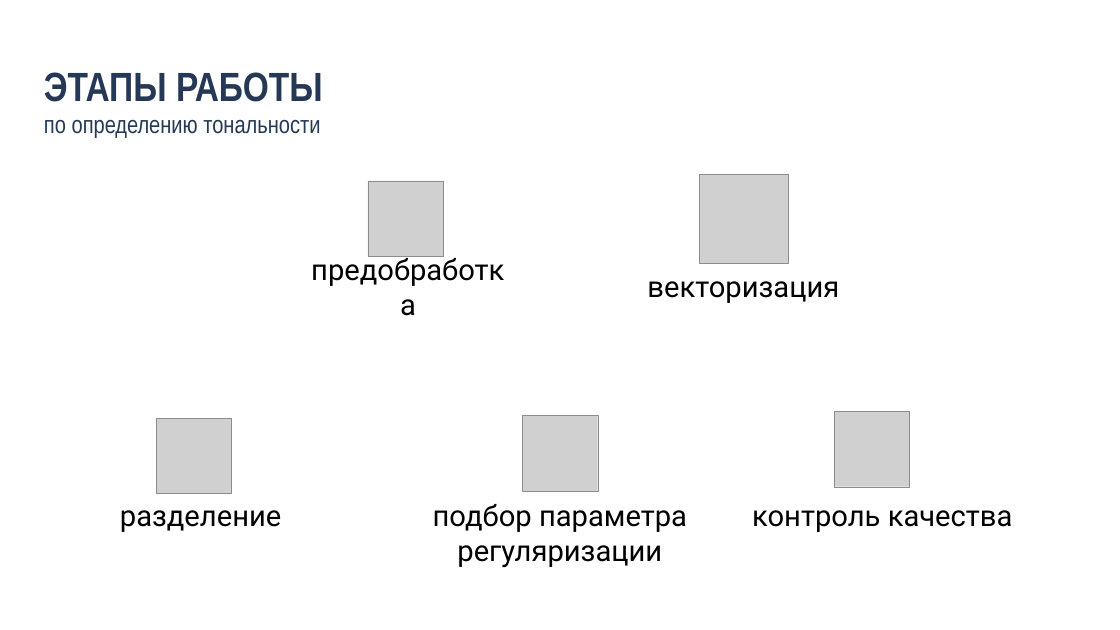
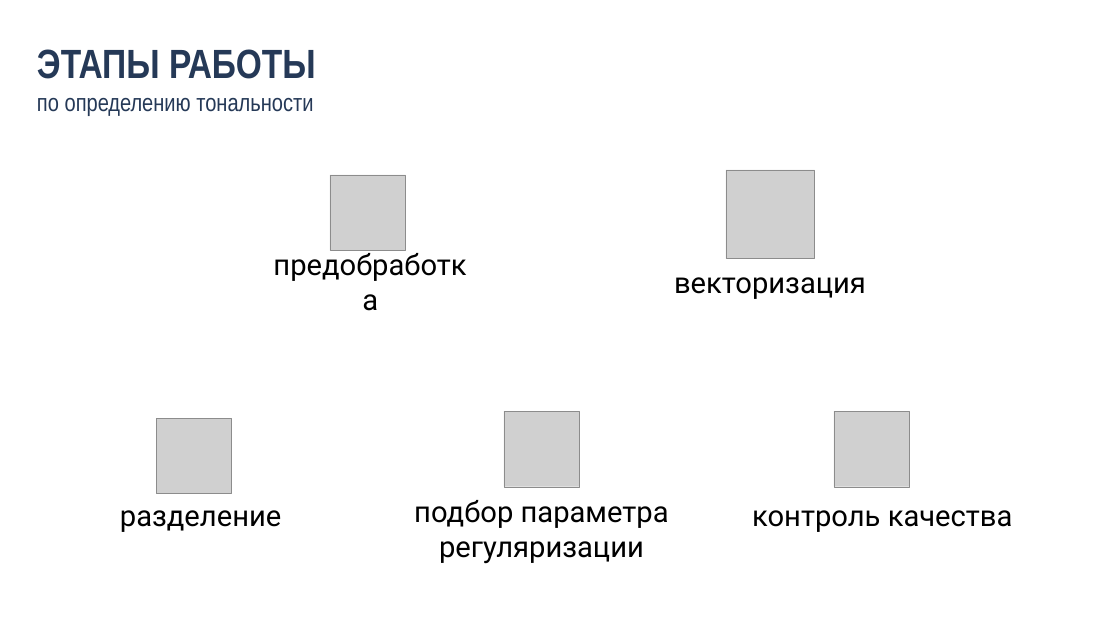
Before and after one commit to pekshin/kursach, a slide deck: slide 5 of Documents/Курсовая работа/Pekhterev_D.pptx. Drawn at 1120x630 pixels with LibreOffice and Linux fonts; fonts in the diff are those of the drawing; grey boxes stand for pictures. Boxes give left, top, right and bottom in pixels: in the first picture for what was removed or moved away, otherwise in the second. Text is boxed around its words. In the diff, an @@ line names an element or a change of style, - is before the commit and + after.

```diff
--- a/Documents/Курсовая работа/Pekhterev_D.pptx
+++ b/Documents/Курсовая работа/Pekhterev_D.pptx
@@ text "ЭТАПЫ РАБОТЫ": place and size @@
-text "ЭТАПЫ РАБОТЫ" at [44, 72, 323, 138]
+text "ЭТАПЫ РАБОТЫ" at [37, 49, 316, 116]
@@ picture: place and size @@
-picture at [368, 181, 443, 257]
+picture at [330, 175, 406, 250]
@@ picture: place and size @@
-picture at [699, 174, 788, 263]
+picture at [726, 170, 814, 259]
@@ text "предобработка": place and size @@
-text "предобработка" at [302, 265, 514, 307]
+text "предобработка" at [264, 260, 476, 302]
@@ text "векторизация": place and size @@
-text "векторизация" at [647, 281, 839, 303]
+text "векторизация" at [674, 277, 866, 299]
@@ picture: place and size @@
-picture at [522, 415, 598, 491]
+picture at [504, 411, 580, 487]
@@ text "подбор параметра": place and size @@
-text "подбор параметра" at [433, 504, 687, 567]
+text "подбор параметра" at [414, 500, 669, 564]
```
Also in this commit, not shown: 1 other slide changed, 6 slides added, 2 slides removed, 7 other files.
